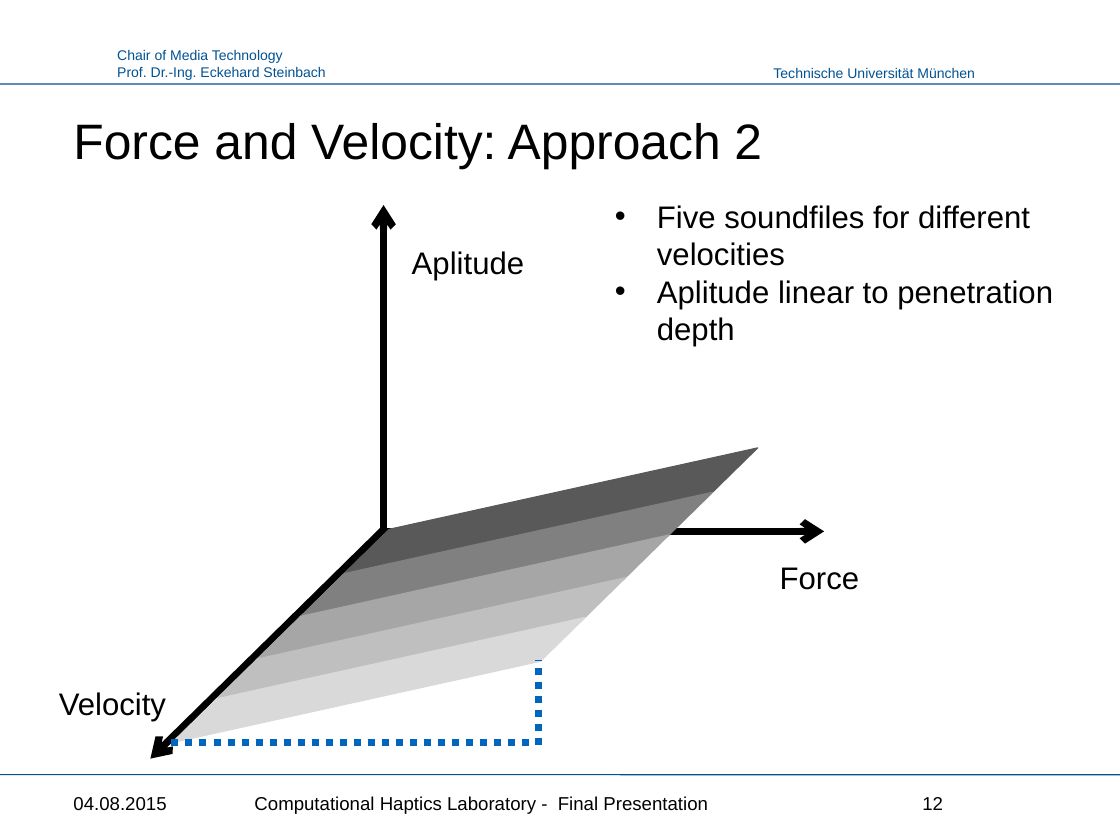
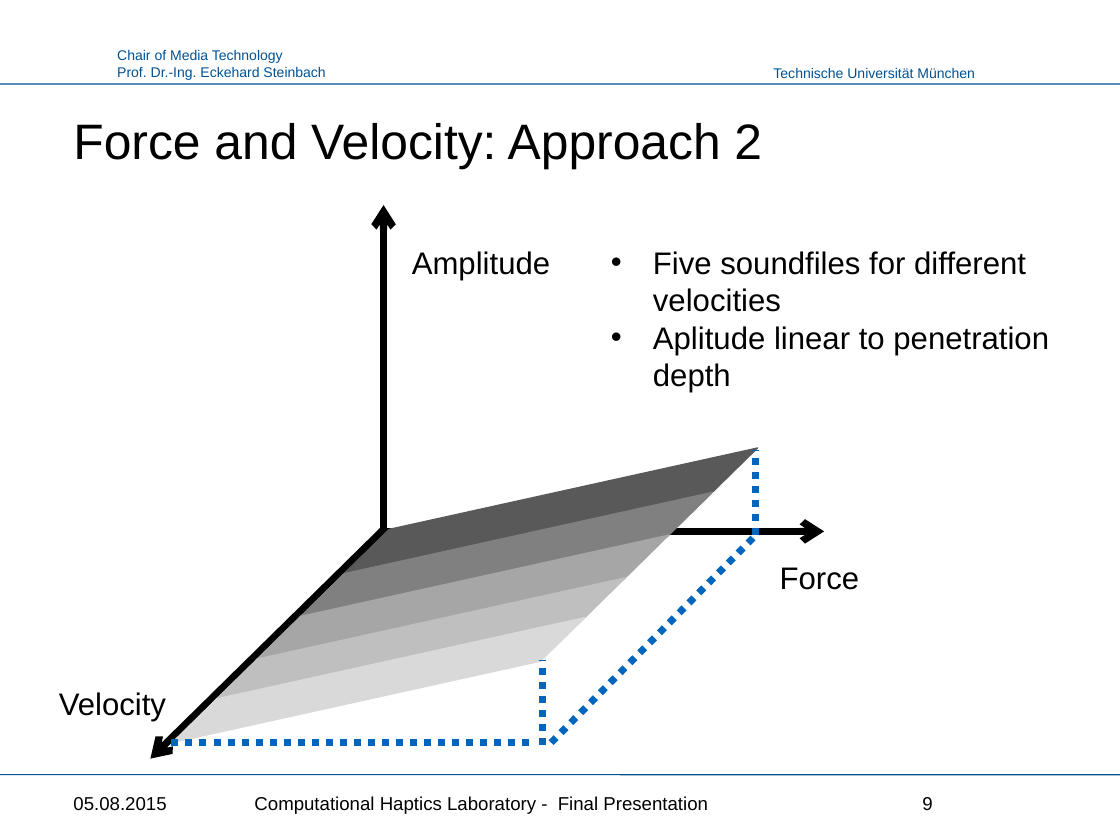
Before and after one commit to Punkbuster0401/HapticsLab, a slide deck: slide 9 of Haptics_Presentation.pptx (slide 12 before the commit). Drawn at 1120x840 pixels with LibreOffice and Linux fonts; fonts in the diff are those of the drawing; background and template pictures are left out. Boxes give left, top, right and bottom in pixels: in the first picture for what was removed or moved away, otherwise in the second. Text is boxed around its words. In the diff, an @@ line names an element or a change of style, - is before the commit and + after.

```diff
--- a/Haptics_Presentation.pptx
+++ b/Haptics_Presentation.pptx
@@ text "Five soundfiles for different velocities": place and size @@
-text "Five soundfiles for different velocities" at bbox=[657, 205, 1053, 347]
+text "Five soundfiles for different velocities" at bbox=[653, 251, 1049, 392]
@@ text at bbox=[412, 251, 550, 280]: text changed @@
-Aplitude
+Amplitude
@@ line added from (756, 535) to (756, 450), #0065BD 4.5 pt dashed @@
@@ line added from (551, 743) to (756, 535), #0065BD 4.5 pt dashed @@
@@ line moved from (539, 745) - (539, 660) to (542, 745) - (542, 660) @@
@@ text at bbox=[73, 797, 166, 811]: text changed @@
-04.08.2015
+05.08.2015
@@ page number at bbox=[922, 797, 932, 810]: text changed @@
-12
+9
```
Also in this commit, not shown: 10 other slides changed, 6 slides added, 1 other file.
